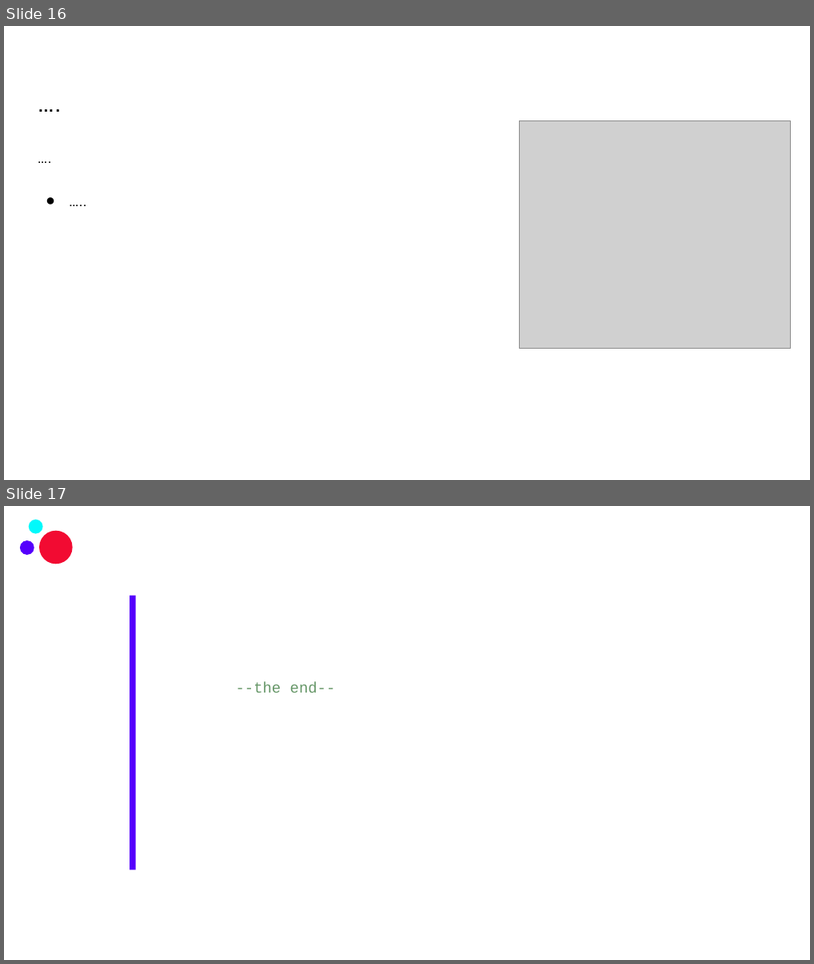
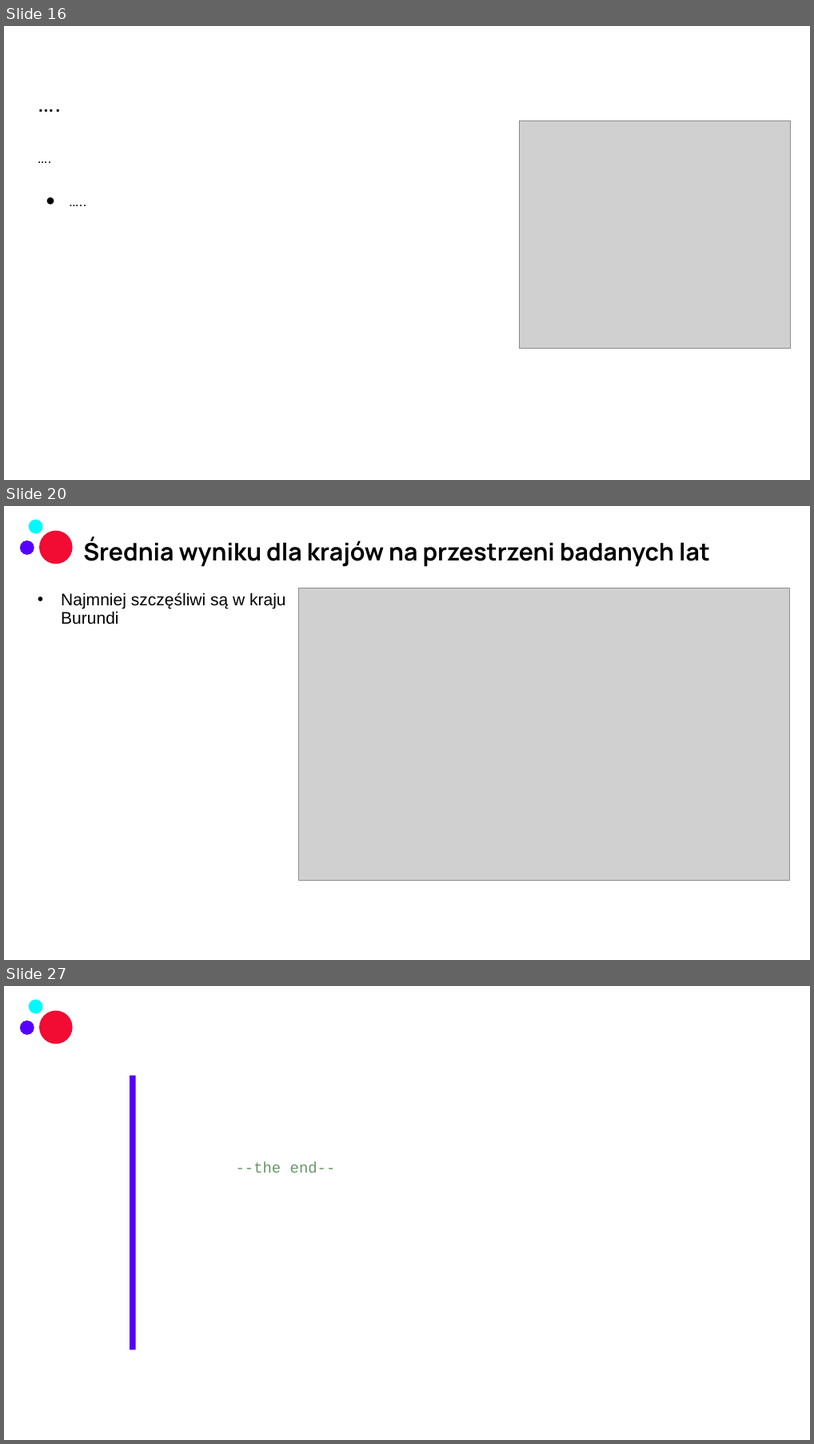
Before and after one commit to infoshareacademy/jdszr14-Tylda, a slide deck: robocza_prezentacja/Project.1.Happiness.by.Tylda_ROBOCZA_ver1.pptx. Shown one above the other, each under a label of ours: slides 16 and 17 before the commit, slides 16, 20 and 27 after it; the slides between them are not shown. The pictures are 814x964 and 814x1444 pixels, drawn with LibreOffice and Linux fonts; fonts in the diff are those of the drawing; grey boxes stand for pictures; background and template pictures are left out. Boxes give left, top, right and bottom in pixels: in the first picture for what was removed or moved away, otherwise in the second. Text is boxed around its words. In the diff, an @@ line names an element or a change of style, - is before the commit and + after.

```diff
--- a/robocza_prezentacja/Project.1.Happiness.by.Tylda_ROBOCZA_ver1.pptx
+++ b/robocza_prezentacja/Project.1.Happiness.by.Tylda_ROBOCZA_ver1.pptx
@@ slide 20 added at (x1=4, y1=506, x2=810, y2=960), background picture (left out); not listed: 3 template elements that a slide beside it also shows @@
@@ title added at (x1=83, y1=538, x2=710, y2=567), 28.8 pt, text #000000, bold @@
+Średnia wyniku dla krajów na przestrzeni badanych lat
@@ text added at (x1=61, y1=592, x2=286, y2=624), 20 pt, text #000000 @@
+• Najmniej szczęśliwi są w kraju Burundi
@@ picture added at (x1=299, y1=588, x2=790, y2=880) @@
@@ what was slide 17 is now slide 27 @@
```
Also in this commit, not shown: 1 slide changed, 9 other slides added.
